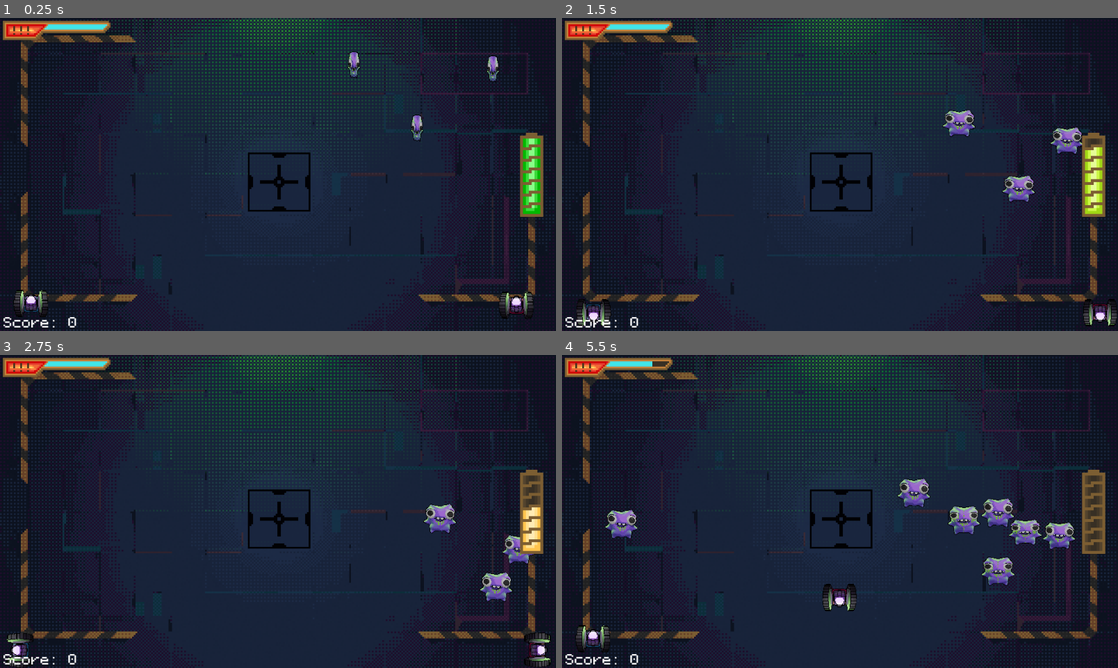
Above: before the commit, frames 1-4 (two rows, left to right).
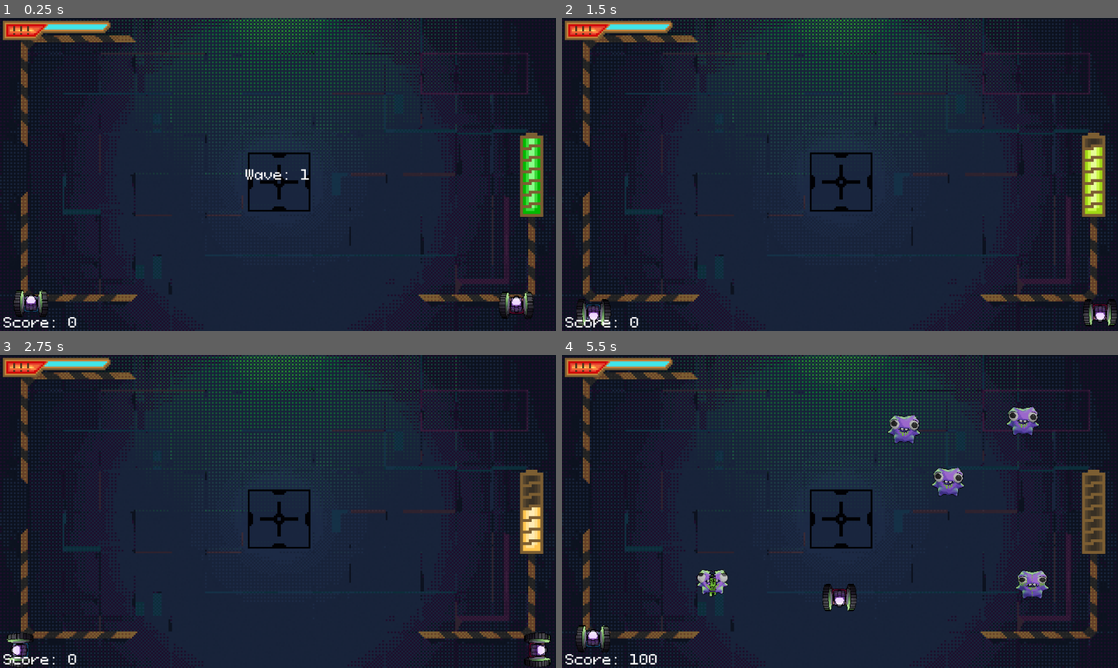
Above: after the commit, the same moments.

Repository: wall-daniel/AbyssalPixelJam9
Game: Godot game, scene res://Scenes/game.tscn
Same seed, same stepped clock (60 frames per second), same inputs: the game is played once before the commit and once after it. Sound files missing from this copy of the repository are replaced by a short silence.
Inputs:
- Up to frame 1 (0.25 s): no input
- Up to frame 2 (1.5 s): hold Right (p1-right) 0.53-1.28 s; tap Space (zap) at 0.6 s; hold Down (p1-down) from 1.28 s (still down); tap S (p2-down) at 1.35 s
- Up to frame 3 (2.75 s): tap Space (zap) at 1.55, 2.3 s; release Down (p1-down) at 2.03 s; hold Right (p1-right) from 2.03 s (still down); tap A (p2-left) at 2.1 s
- Up to frame 4 (5.5 s): release Right (p1-right) at 2.78 s; hold Up (p1-up) 2.78-3.53 s; tap D (p2-right) at 2.85 s; tap Space (zap) at 3.05, 3.8, 4.35, 5.1 s; hold Left (p1-left) 3.53-5.03 s; tap W (p2-up) at 3.6 s; hold Down (p1-down) from 5.03 s (still down)

The runs differ from the first frame. In frame 1, 0.6% of the frame differs, in the area x 44-90%, y 10-52%; in frame 2, 1.1%; in frame 3, 1.0%; in frame 4, 4.7%, in the area x 7-93%, y 2-99%.

Commit message:
Made the whole game

Diff:
--- /dev/null
+++ b/Scenes/credits.tscn
@@ -0,0 +1,3 @@
+[gd_scene format=3 uid="uid://badwgjp5gpbrx"]
+
+[node name="Credits" type="CanvasLayer"]
--- a/Scenes/enemy.tscn
+++ b/Scenes/enemy.tscn
@@ -7,6 +7,7 @@
 [ext_resource type="Texture2D" uid="uid://buqln13ibcc66" path="res://Assets/SpriteSheet/EnemyDamagedSprite.png" id="4_f7dvt"]
 [ext_resource type="Texture2D" uid="uid://da1q0pnltvcde" path="res://Assets/SpriteSheet/EnemyStunnedSprite.png" id="4_rsgr7"]
 [ext_resource type="Texture2D" uid="uid://dea2int7h7mx1" path="res://Assets/SpriteSheet/EnemySpawnSprite.png" id="4_x3h3y"]
+[ext_resource type="AudioStream" uid="uid://uuo1kpauqvkb" path="res://Assets/Music/Sounds/fart (1).mp3" id="8_ihoaq"]
 
 [sub_resource type="ShaderMaterial" id="ShaderMaterial_sposk"]
 resource_local_to_scene = true
@@ -1992,6 +1993,7 @@
 [node name="Enemy" type="CharacterBody2D"]
 collision_layer = 4
 collision_mask = 4
+motion_mode = 1
 script = ExtResource("1_bh1am")
 
 [node name="Squirt" type="AnimatedSprite2D" parent="." groups=["enemy"]]
@@ -2019,6 +2021,10 @@
 "": SubResource("AnimationLibrary_auwov")
 }
 
+[node name="Spawn" type="AudioStreamPlayer2D" parent="."]
+stream = ExtResource("8_ihoaq")
+volume_db = 5.0
+
 [connection signal="body_entered" from="HurtBox" to="." method="_on_hurt_box_body_entered"]
 [connection signal="body_exited" from="HurtBox" to="." method="_on_hurt_box_body_exited"]
 [connection signal="timeout" from="Stuntime" to="." method="_on_stuntime_timeout"]
--- a/Scenes/game.tscn
+++ b/Scenes/game.tscn
@@ -6,6 +6,11 @@
 [ext_resource type="PackedScene" uid="uid://conbiiiex5m3y" path="res://Scenes/spawn.tscn" id="5_er2mk"]
 [ext_resource type="Texture2D" uid="uid://d0hopkfl0b1y0" path="res://Assets/Map.png" id="6_8qiic"]
 [ext_resource type="PackedScene" uid="uid://bk3cpsqohf3gu" path="res://Scenes/charging_station.tscn" id="6_074e4"]
+[ext_resource type="AudioStream" uid="uid://v3k4j1mlityb" path="res://Assets/Music/Sounds/stinger-2021-08-16_-_8_Bit_Adventure_-_www.FesliyanStudios.com.mp3" id="7_bmluj"]
+[ext_resource type="AudioStream" uid="uid://bxugmr8y65vfp" path="res://Assets/Music/2021-08-16_-_8_Bit_Adventure_-_www.FesliyanStudios.com.mp3" id="7_k8425"]
+[ext_resource type="AudioStream" uid="uid://dtn3om2ip7bb8" path="res://Assets/Music/Sounds/lightning.mp3" id="9_348j3"]
+[ext_resource type="AudioStream" uid="uid://bd6lgl78pg28o" path="res://Assets/Music/Sounds/Tank hit.mp3" id="10_7tnf1"]
+[ext_resource type="AudioStream" uid="uid://c2t2ms8h3yukw" path="res://Assets/Music/Sounds/tank_explosion_(gush.mp3" id="11_avmtl"]
 
 [sub_resource type="RectangleShape2D" id="RectangleShape2D_i6cmg"]
 size = Vector2(1009, 20)
@@ -61,7 +66,7 @@
 position = Vector2(100, 157)
 
 [node name="Spawn4" parent="SpawnLocation" instance=ExtResource("5_er2mk")]
-position = Vector2(599, 239)
+position = Vector2(861, 178)
 
 [node name="Spawn5" parent="SpawnLocation" instance=ExtResource("5_er2mk")]
 position = Vector2(475, 159)
@@ -70,7 +75,43 @@
 position = Vector2(849, 64)
 
 [node name="Spawn7" parent="SpawnLocation" instance=ExtResource("5_er2mk")]
-position = Vector2(324, 258)
+position = Vector2(467, 464)
+
+[node name="Spawn11" parent="SpawnLocation" instance=ExtResource("5_er2mk")]
+position = Vector2(155, 290)
+
+[node name="Spawn12" parent="SpawnLocation" instance=ExtResource("5_er2mk")]
+position = Vector2(250, 497)
+
+[node name="Spawn13" parent="SpawnLocation" instance=ExtResource("5_er2mk")]
+position = Vector2(721, 376)
+
+[node name="Spawn21" parent="SpawnLocation" instance=ExtResource("5_er2mk")]
+position = Vector2(260, 248)
+
+[node name="Spawn22" parent="SpawnLocation" instance=ExtResource("5_er2mk")]
+position = Vector2(671, 272)
+
+[node name="Spawn14" parent="SpawnLocation" instance=ExtResource("5_er2mk")]
+position = Vector2(876, 422)
+
+[node name="Spawn15" parent="SpawnLocation" instance=ExtResource("5_er2mk")]
+position = Vector2(629, 470)
+
+[node name="Spawn16" parent="SpawnLocation" instance=ExtResource("5_er2mk")]
+position = Vector2(61, 400)
+
+[node name="Spawn17" parent="SpawnLocation" instance=ExtResource("5_er2mk")]
+position = Vector2(755, 499)
+
+[node name="Spawn18" parent="SpawnLocation" instance=ExtResource("5_er2mk")]
+position = Vector2(277, 385)
+
+[node name="Spawn19" parent="SpawnLocation" instance=ExtResource("5_er2mk")]
+position = Vector2(810, 307)
+
+[node name="Spawn20" parent="SpawnLocation" instance=ExtResource("5_er2mk")]
+position = Vector2(113, 493)
 
 [node name="Map" type="Sprite2D" parent="."]
 z_index = -5
@@ -113,8 +154,27 @@
 position = Vector2(-3, 7.5)
 shape = SubResource("RectangleShape2D_kc2y8")
 
+[node name="Music" type="Node2D" parent="."]
+
+[node name="BG" type="AudioStreamPlayer2D" parent="Music"]
+stream = ExtResource("7_k8425")
+autoplay = true
+
+[node name="Win" type="AudioStreamPlayer2D" parent="Music"]
+stream = ExtResource("7_bmluj")
+
+[node name="Lightning" type="AudioStreamPlayer2D" parent="Music"]
+stream = ExtResource("9_348j3")
+
+[node name="TankHit" type="AudioStreamPlayer2D" parent="Music"]
+stream = ExtResource("10_7tnf1")
+
+[node name="GameOver" type="AudioStreamPlayer2D" parent="Music"]
+stream = ExtResource("11_avmtl")
+
 [connection signal="change_zap" from="Players/Player2" to="UI" method="_on_player_2_change_zap"]
 [connection signal="change_zap" from="Players/Player1" to="UI" method="_on_player_1_change_zap"]
 [connection signal="zap" from="Players/Player1" to="." method="_on_player_1_zap"]
 [connection signal="timeout" from="Players/Iframes" to="." method="_on_iframes_timeout"]
 [connection signal="charge_battery" from="ChargingStation" to="UI" method="_on_charging_station_charge_battery"]
+[connection signal="finished" from="Music/BG" to="." method="_on_bg_finished"]
--- a/Scenes/menu.tscn
+++ b/Scenes/menu.tscn
@@ -8,6 +8,7 @@
 [ext_resource type="BitMap" uid="uid://dq74gy6q1alp1" path="res://Assets/UI/clickmask.bmp" id="5_uasko"]
 [ext_resource type="FontFile" uid="uid://x5t417wvpskd" path="res://Assets/UI/PixeloidMono-d94EV.ttf" id="6_fa8hl"]
 [ext_resource type="LabelSettings" uid="uid://dri2s0ifcwagh" path="res://Assets/UI/menuFont.tres" id="6_g0l5l"]
+[ext_resource type="Texture2D" uid="uid://c5j3k2p07n731" path="res://Assets/UI/MenuBG.png" id="9_iuuth"]
 
 [sub_resource type="LabelSettings" id="LabelSettings_mieff"]
 font = ExtResource("6_fa8hl")
@@ -109,5 +110,10 @@
 horizontal_alignment = 1
 vertical_alignment = 1
 
+[node name="MenuBg" type="Sprite2D" parent="."]
+position = Vector2(480, 270)
+scale = Vector2(3, 3)
+texture = ExtResource("9_iuuth")
+
 [connection signal="pressed" from="CanvasLayer/MarginContainer/VBoxContainer2/VBoxContainer/Play" to="." method="_on_play_pressed"]
 [connection signal="pressed" from="CanvasLayer/MarginContainer/VBoxContainer2/VBoxContainer/Credits" to="." method="_on_credits_pressed"]
--- a/Scenes/ui.tscn
+++ b/Scenes/ui.tscn
@@ -6,6 +6,11 @@
 [ext_resource type="Texture2D" uid="uid://0m1uojnwv4l7" path="res://Assets/UI/hpoutline.png" id="4_jksw8"]
 [ext_resource type="Texture2D" uid="uid://mc4xb0prs7me" path="res://Assets/UI/hpfill.png" id="5_0bxpj"]
 [ext_resource type="FontFile" uid="uid://x5t417wvpskd" path="res://Assets/UI/PixeloidMono-d94EV.ttf" id="6_q2phr"]
+[ext_resource type="AudioStream" uid="uid://5w8odak5f4u3" path="res://Assets/Music/Sounds/charge.mp3" id="7_u8ljl"]
+[ext_resource type="Texture2D" uid="uid://svonymkj11j6" path="res://Assets/UI/buttonreg.png" id="8_w24nc"]
+[ext_resource type="Texture2D" uid="uid://bbncmt7sq7gdv" path="res://Assets/UI/buttonpress.png" id="9_n1kuv"]
+[ext_resource type="Texture2D" uid="uid://o0afmobo12x4" path="res://Assets/UI/buttonhighlight.png" id="10_7dyuo"]
+[ext_resource type="BitMap" uid="uid://dq74gy6q1alp1" path="res://Assets/UI/clickmask.bmp" id="11_f66x8"]
 
 [sub_resource type="AtlasTexture" id="AtlasTexture_gq4yo"]
 atlas = ExtResource("2_bpx40")
@@ -14,6 +19,25 @@
 [sub_resource type="LabelSettings" id="LabelSettings_hy6w5"]
 font = ExtResource("6_q2phr")
 font_size = 24
+
+[sub_resource type="LabelSettings" id="LabelSettings_0jflh"]
+font = ExtResource("6_q2phr")
+font_size = 24
+
+[sub_resource type="LabelSettings" id="LabelSettings_s7kbb"]
+font = ExtResource("6_q2phr")
+font_size = 24
+
+[sub_resource type="LabelSettings" id="LabelSettings_th1p3"]
+font = ExtResource("6_q2phr")
+font_size = 44
+
+[sub_resource type="LabelSettings" id="LabelSettings_bphs0"]
+font = ExtResource("6_q2phr")
+
+[sub_resource type="LabelSettings" id="LabelSettings_e1w31"]
+font = ExtResource("6_q2phr")
+font_size = 28
 
 [node name="UI" type="CanvasLayer"]
 script = ExtResource("1_jc5ar")
@@ -52,5 +76,138 @@
 offset_top = -30.0
 offset_right = 134.0
 grow_vertical = 0
-text = "Score: X"
+text = "Score: 0"
 label_settings = SubResource("LabelSettings_hy6w5")
+
+[node name="Wave" type="Label" parent="."]
+anchors_preset = 8
+anchor_left = 0.5
+anchor_top = 0.5
+anchor_right = 0.5
+anchor_bottom = 0.5
+offset_left = -56.0
+offset_top = -15.0
+offset_right = 56.0
+offset_bottom = 15.0
+grow_horizontal = 2
+grow_vertical = 2
+text = "Wave: 1"
+label_settings = SubResource("LabelSettings_0jflh")
+
+[node name="Win" type="Label" parent="."]
+visible = false
+anchors_preset = 8
+anchor_left = 0.5
+anchor_top = 0.5
+anchor_right = 0.5
+anchor_bottom = 0.5
+offset_left = -112.0
+offset_top = -15.0
+offset_right = 112.0
+offset_bottom = 15.0
+grow_horizontal = 2
+grow_vertical = 2
+text = "Wave Complete!"
+label_settings = SubResource("LabelSettings_s7kbb")
+
+[node name="Charge" type="AudioStreamPlayer2D" parent="."]
+stream = ExtResource("7_u8ljl")
+
+[node name="GameOver" type="Control" parent="."]
+visible = false
+layout_mode = 3
+anchors_preset = 8
+anchor_left = 0.5
+anchor_top = 0.5
+anchor_right = 0.5
+anchor_bottom = 0.5
+offset_left = -20.0
+offset_top = -20.0
+offset_right = 20.0
+offset_bottom = 20.0
+grow_horizontal = 2
+grow_vertical = 2
+
+[node name="MarginContainer" type="MarginContainer" parent="GameOver"]
+layout_mode = 1
+anchors_preset = 8
+anchor_left = 0.5
+anchor_top = 0.5
+anchor_right = 0.5
+anchor_bottom = 0.5
+offset_left = -200.0
+offset_top = -200.0
+offset_right = 200.0
+offset_bottom = 200.0
+grow_horizontal = 2
+grow_vertical = 2
+
+[node name="TextureRect" type="TextureRect" parent="GameOver/MarginContainer"]
+custom_minimum_size = Vector2(400, 400)
+layout_mode = 2
+texture = ExtResource("8_w24nc")
+expand_mode = 5
+
+[node name="VBoxContainer" type="VBoxContainer" parent="GameOver/MarginContainer/TextureRect"]
+layout_mode = 1
+anchors_preset = 8
+anchor_left = 0.5
+anchor_top = 0.5
+anchor_right = 0.5
+anchor_bottom = 0.5
+offset_left = -130.5
+offset_top = -39.0
+offset_right = 130.5
+offset_bottom = 39.0
+grow_horizontal = 2
+grow_vertical = 2
+
+[node name="Label" type="Label" parent="GameOver/MarginContainer/TextureRect/VBoxContainer"]
+layout_mode = 2
+text = "GAME OVER"
+label_settings = SubResource("LabelSettings_th1p3")
+horizontal_alignment = 1
+
+[node name="FinalScore" type="Label" parent="GameOver/MarginContainer/TextureRect/VBoxContainer"]
+layout_mode = 2
+text = "Score: 0"
+label_settings = SubResource("LabelSettings_bphs0")
+horizontal_alignment = 1
+
+[node name="Menu" type="TextureButton" parent="GameOver"]
+layout_mode = 1
+anchors_preset = 8
+anchor_left = 0.5
+anchor_top = 0.5
+anchor_right = 0.5
+anchor_bottom = 0.5
+offset_left = -64.0
+offset_top = 106.0
+offset_right = 64.0
+offset_bottom = 234.0
+grow_horizontal = 2
+grow_vertical = 2
+size_flags_horizontal = 4
+texture_normal = ExtResource("8_w24nc")
+texture_pressed = ExtResource("9_n1kuv")
+texture_hover = ExtResource("10_7dyuo")
+texture_click_mask = ExtResource("11_f66x8")
+stretch_mode = 0
+
+[node name="Label" type="Label" parent="GameOver/Menu"]
+layout_mode = 1
+anchors_preset = 8
+anchor_left = 0.5
+anchor_top = 0.5
+anchor_right = 0.5
+anchor_bottom = 0.5
+offset_left = -36.0
+offset_top = -16.5
+offset_right = 36.0
+offset_bottom = 16.5
+grow_horizontal = 2
+grow_vertical = 2
+text = "MENU"
+label_settings = SubResource("LabelSettings_e1w31")
+
+[connection signal="pressed" from="GameOver/Menu" to="." method="_on_menu_pressed"]
--- /dev/null
+++ b/Scripts/Globals.gd
@@ -0,0 +1,8 @@
+extends Node
+
+var wave_num = 1
+var score = 0
+var score_mult = 1.0
+var enemy_spawn_max = 10
+var enemy_screen_max = 5
+var enemy_speed = 50
--- a/Scripts/Menu.gd
+++ b/Scripts/Menu.gd
@@ -4,4 +4,4 @@
 	get_tree().change_scene_to_file("res://Scenes/game.tscn")
 
 func _on_credits_pressed():
-	pass # Replace with function body.
+	get_tree().change_scene_to_file("res://Scenes/credits.tscn")
--- a/Scripts/enemy.gd
+++ b/Scripts/enemy.gd
@@ -1,12 +1,12 @@
 extends CharacterBody2D
 
 #enemy stat
-var speed = 100
+@onready var speed = Globals.enemy_speed
 @export var health = 2
 var can_hit = false
 
 #stunned
-var is_stunned:bool = false
+var is_stunned:bool = true
 @onready var stuntime = $Stuntime
 
 #get battery drop
@@ -23,8 +23,10 @@
 signal enemy_died
 
 func _ready():
+	$Spawn.play()
 	squirt.play("spawn")
 	await squirt.animation_finished
+	is_stunned = false
 	can_hit = true
 	squirt.play("idle")
 
--- a/Scripts/game.gd
+++ b/Scripts/game.gd
@@ -15,22 +15,45 @@
 var immune = false
 
 #limit enemies
-var enemy_max = 15
-var enemylimit = enemy_max
+var enemy_max = 10
+var enemylimit = 10
 var enemy_killed = 0
 var limit_reached = false
+var enemy_onscreen = 0
+var max_onscreen = 5
+var pause_spawn = false
 
 #scoring system
 var score: int = 0
 var score_mult: float = 1.0
+var wave_num = 1
+
+func take_globals():
+	wave_num = Globals.wave_num
+	score = Globals.score
+	score_mult = Globals.score_mult
+	enemy_max = Globals.enemy_spawn_max
+	max_onscreen = Globals.enemy_screen_max
+
+func give_globals():
+	Globals.wave_num = wave_num + 1
+	Globals.score = score
+	Globals.score_mult = score_mult**2
+	Globals.enemy_spawn_max = ceil(enemy_max*1.2)
+	Globals.enemy_screen_max = max_onscreen + 2
+	Globals.enemy_speed += 25
 
 func _ready():
+	take_globals()
+	enemylimit = enemy_max
 	ui.update_score(score)
 	ui.health_bar.value = health
+	ui.update_wave(wave_num)
 #add the lightning bolt
 func zap():
 	#check ui if player has the juice
 	if ui.zap_num > 0:
+		$Music/Lightning.play()
 		#make lightning
 		var instance = lightning.instantiate()
 		var hitbox = instance.get_child(0)
@@ -56,9 +79,12 @@
 	ui.health_bar.value = health
 	if health <= 0:
 		is_dead = true
+		$Music/GameOver.play()
 		player_1.game_over()
 		player_2.game_over()
+		ui.show_gm()
 		return
+	$Music/TankHit.play()
 	player_1.play_immune()
 	player_2.play_immune()
 	immune = true
@@ -70,13 +96,23 @@
 func enemy_died():
 	score_points(100)
 	enemy_killed += 1
+	enemy_onscreen -= 1
+	pause_spawn = false
 	if enemy_killed == enemy_max:
 		win()
 
 func win():
 	score_points(1000)
-	print("you win")
+	ui.update_win()
+	give_globals()
+	$Music/BG.stop()
+	$Music/Win.play()
+	await get_tree().create_timer(3.0).timeout
+	get_tree().change_scene_to_file("res://Scenes/game.tscn")
 
 func score_points(points):
 	score += int(points * score_mult)
 	ui.update_score(score)
+
+func _on_bg_finished():
+	$Music/BG.play()
--- a/Scripts/spawn.gd
+++ b/Scripts/spawn.gd
@@ -10,8 +10,6 @@
 
 # Called when the node enters the scene tree for the first time.
 #spawn on ready but we can change this to a timer/chance system with a limit on spawn or something
-func _ready():
-	try_spawn()
 
 func try_spawn():
 	if not game.limit_reached:
@@ -21,9 +19,14 @@
 
 #the actual instantiation of the enemy and reparenting to the Enemies node in Game scene
 func spawn():
+	if game.pause_spawn:
+		return
 	game.enemylimit -= 1
+	game.enemy_onscreen += 1
 	if game.enemylimit <= 0:
 		game.limit_reached = true
+	if game.enemy_onscreen == game.max_onscreen:
+		game.pause_spawn = true
 	var spawn_enemy = enemy.instantiate()
 	add_child(spawn_enemy)
 	spawn_enemy.reparent(enemies)
--- a/Scripts/ui.gd
+++ b/Scripts/ui.gd
@@ -15,9 +15,9 @@
 #checks player one if there is a shot taken and if p1 collected a battery
 func _on_player_1_change_zap(add):
 	if add:
-		zap_num += 1
-		if zap_num > ZAP_MAX:
-			zap_num = ZAP_MAX
+		if zap_num < ZAP_MAX:
+			$Charge.play()
+			zap_num += 2
 	else:
 		if zap_num > 0:
 			zap_num -= 1
@@ -33,9 +33,26 @@
 
 # From charging station
 func _on_charging_station_charge_battery():
-	if zap_num < 7:
+	if zap_num < ZAP_MAX:
+		$Charge.play()
 		zap_num += 1
 		zap_bar.texture.region = zap_meter[zap_num]
 
 func update_score(score):
 	$Score.text = "Score: " + str(score)
+	$GameOver/MarginContainer/TextureRect/VBoxContainer/FinalScore.text = "Score: " + str(score)
+
+func update_wave(wave):
+	$Wave.modulate = Color(1,1,1,1)
+	$Wave.text = "Wave: " + str(wave)
+	var fade = create_tween()
+	fade.tween_property($Wave, "modulate", Color(1,1,1,0), .5).set_delay(1)
+
+func update_win():
+	$Win.visible = true
+
+func show_gm():
+	$GameOver.visible = true
+
+func _on_menu_pressed():
+	get_tree().change_scene_to_file("res://Scenes/menu.tscn")
--- /dev/null
+++ b/default_bus_layout.tres
@@ -0,0 +1,9 @@
+[gd_resource type="AudioBusLayout" format=3 uid="uid://bdcdsswg1cxbb"]
+
+[resource]
+bus/1/name = &"Music"
+bus/1/solo = false
+bus/1/mute = false
+bus/1/bypass_fx = false
+bus/1/volume_db = -17.0211
+bus/1/send = &"Master"
--- a/project.godot
+++ b/project.godot
@@ -14,6 +14,10 @@
 run/main_scene="res://Scenes/game.tscn"
 config/features=PackedStringArray("4.2", "Forward Plus")
 config/icon="res://Assets/icon.svg"
+
+[autoload]
+
+Globals="*res://Scripts/Globals.gd"
 
 [display]
 
@@ -85,3 +89,4 @@
 [rendering]
 
 textures/canvas_textures/default_texture_filter=0
+environment/defaults/default_clear_color=Color(2.63215e-08, 0.0364935, 0.0178048, 1)
Not shown, added: Assets/Music/2021-08-16_-_8_Bit_Adventure_-_www.FesliyanStudios.com.mp3.import
Not shown, added: Assets/Music/Sounds/Tank hit.mp3.import
Not shown, added: Assets/Music/Sounds/charge.mp3.import
Not shown, added: Assets/Music/Sounds/fart (1).mp3.import
Not shown, added: Assets/Music/Sounds/lightning.mp3.import
Not shown, added: Assets/Music/Sounds/stinger-2021-08-16_-_8_Bit_Adventure_-_www.FesliyanStudios.com.mp3.import
Not shown, added: Assets/Music/Sounds/tank_explosion_(gush.mp3.import
Binary file added: Assets/UI/MenuBG.png
Not shown, added: Assets/UI/MenuBG.png.import
Not shown: 1 places in Scenes/enemy.tscn that only renumber resources
Not shown: 1 places in Scenes/game.tscn that only renumber resources
Not shown: 1 places in Scenes/menu.tscn that only renumber resources
(and 8 more such lines)
